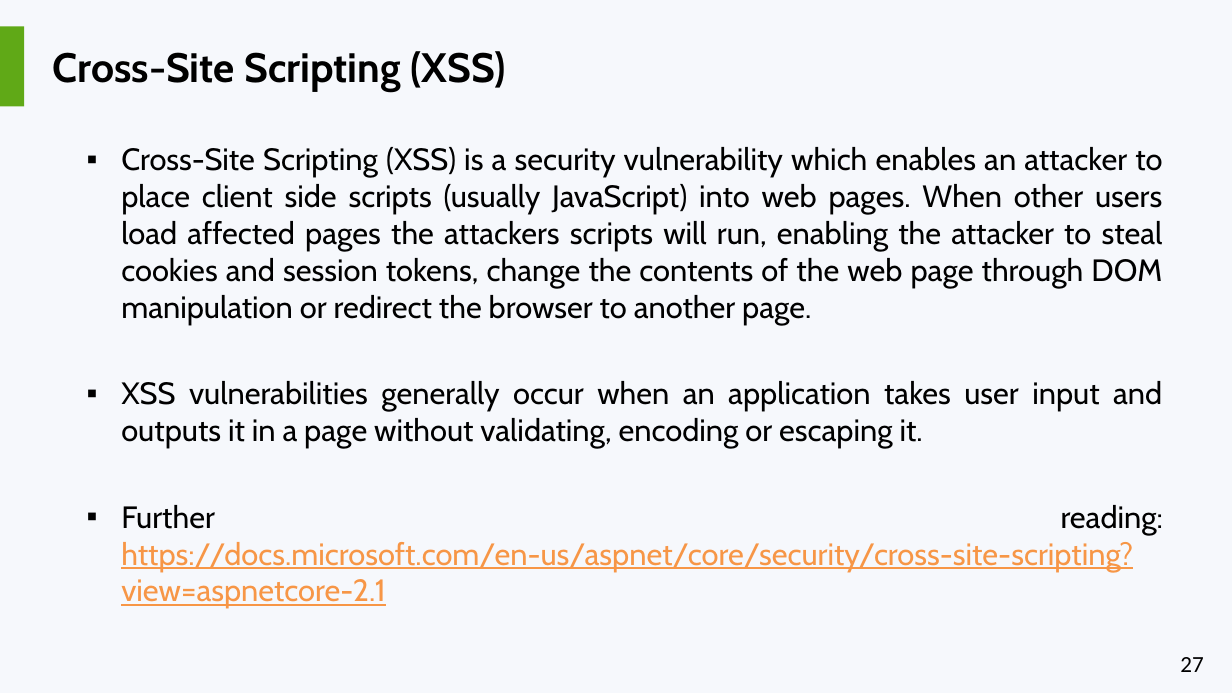
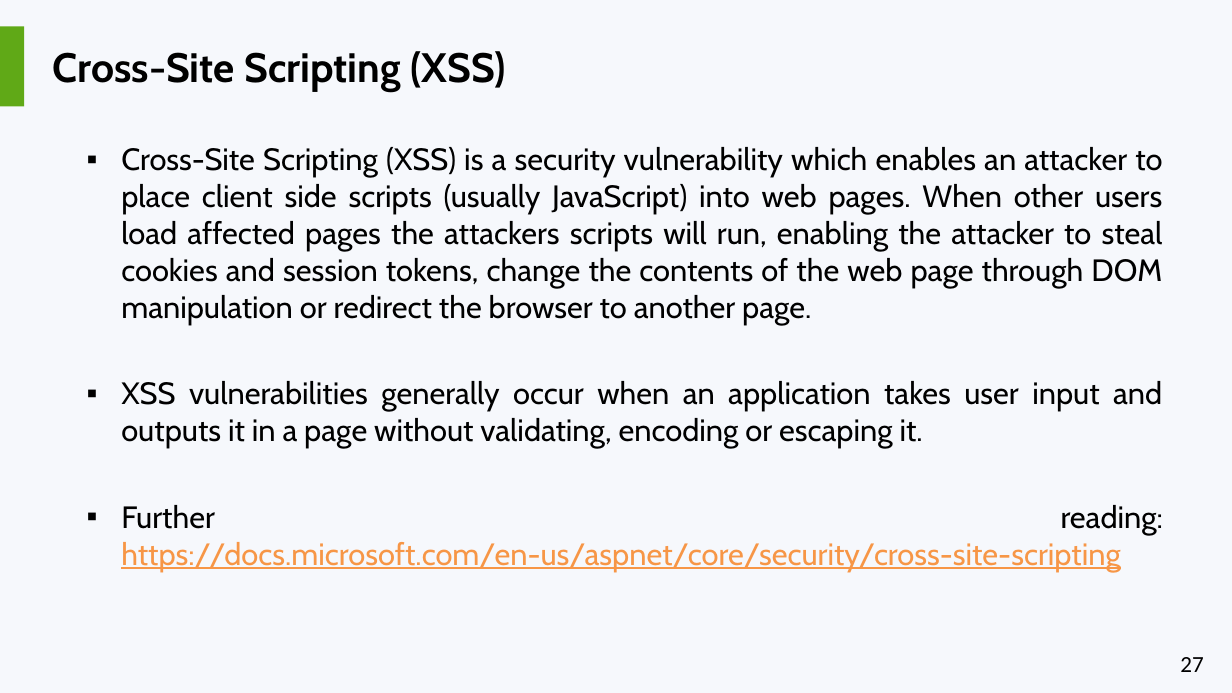
Before and after one commit to liviucotfas/ase-web-and-cloud-applications-security, a slide deck: slide 27 of Presentation ASPNET MVC Core - Part III.pptx. Drawn at 1232x693 pixels with LibreOffice and Linux fonts; fonts in the diff are those of the drawing. Boxes give left, top, right and bottom in pixels: in the first picture for what was removed or moved away, otherwise in the second. Text is boxed around its words. In the diff, an @@ line names an element or a change of style, - is before the commit and + after.

```diff
--- a/Presentation ASPNET MVC Core - Part III.pptx
+++ b/Presentation ASPNET MVC Core - Part III.pptx
@@ text at box(121, 505, 1164, 571): text changed @@
-▪ Further reading: https://docs.microsoft.com/en-us/aspnet/core/security/cross-site-scripting?view=aspnetcore-2.1
+▪ Further reading: https://docs.microsoft.com/en-us/aspnet/core/security/cross-site-scripting
```
Also in this commit, not shown: 4 other slides changed, 1 other file.
